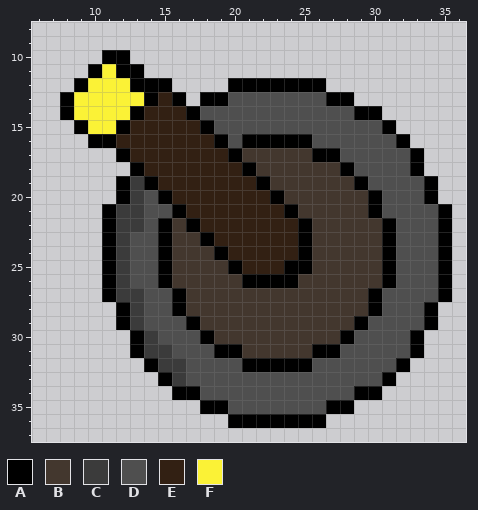
Pixel-art sprite, stored at Assets/Sprites/Lift and Switch/Switch6.png. The picture above is the old version.
The file is 48x48 pixels. Colours within 5 levels of each other are drawn and written as one. Shown: x 6..36, y 8..37.
Palette (. is transparent): A #000000  B #43372e  C #3b3b3b  D #4f4f4f  E #322013  F #fbf236
Pixels before, first column x 8:
10 ...AA.......................
11 ..AFAA......................
12 .AFFFAAA....AAAAAAA.........
13 AFFFFFAEA.AADDDDDDDAA.......
14 AFFFFAEEEADDDDDDDDDDDAA.....
15 .AFFAEEEEEADDDDDDDDDDDDA....
16 ..AAEEEEEEEADAAAAADDDDDDA...
17 ....AEEEEEEEABBBBBAADDDDDA..
18 .....AEEEEEEEABBBBBBADDDDA..
19 ....ACAEEEEEEEABBBBBBADDDDA.
20 ....ACDAEEEEEEEABBBBBBADDDA.
21 ...ACCDDAEEEEEEEABBBBBADDDDA
22 ...ACCDABAEEEEEEEABBBBBADDDA
23 ...ACDDABBAEEEEEEABBBBBADDDA
24 ...ACDDABBBAEEEEEABBBBBADDDA
25 ...ACDDABBBBAEEEAABBBBBADDDA
26 ...ACDDABBBBBAAAABBBBBBADDDA
27 ...ACCDDABBBBBBBBBBBBBADDDDA
28 ....ACDDABBBBBBBBBBBBBADDDA.
29 ....ACDDDABBBBBBBBBBBADDDDA.
30 .....ACDDDABBBBBBBBBADDDDA..
31 .....ACCDDDAABBBBBAADDDDDA..
32 ......ACCDDDDAAAAADDDDDDA...
33 .......ACDDDDDDDDDDDDDDA....
34 ........AADDDDDDDDDDDAA.....
35 ..........AADDDDDDDAA.......
36 ............AAAAAAA.........
After the commit:
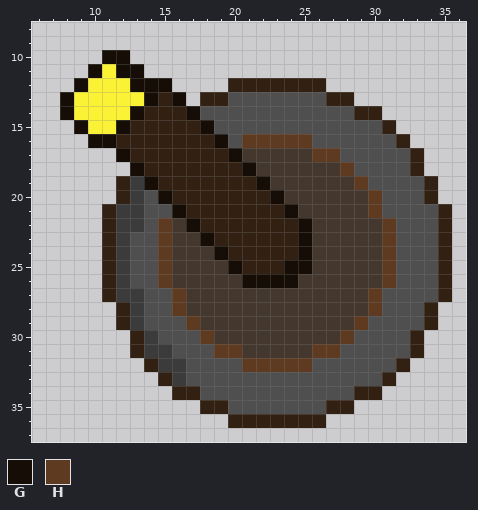
Colours new in this view: G #160d07  H #5e3a20
Diff:
The author changed colour A to colour E in row 12 at x 20 to 26; in row 13 at x 18 to 19 and 27 to 28; in row 14 at x 29 to 30; in row 15 at x 31; in row 16 at x 32; in rows 17 to 18 at x 33.
The author changed colour A to colour E in rows 19 to 20 at x 12 and 34; in rows 21 to 27 at x 11 and 35; in rows 28 to 29 at x 12 and 34; in rows 30 to 31 at x 13 and 33; in row 32 at x 14 and 32; in row 33 at x 15 and 31.
The author changed colour A to colour E in row 34 at x 16 to 17 and 29 to 30; in row 35 at x 18 to 19 and 27 to 28; in row 36 at x 20 to 26.
The author changed colour A to colour G in row 10 at x 11 to 12; in row 11 at x 10 and 12 to 13; in row 12 at x 9 and 13 to 15; in row 13 at x 8, 14 and 16; in row 14 at x 8, 13 and 17; in row 15 at x 9, 12 and 18.
The author changed colour A to colour G in row 16 at x 10 to 11 and 19; in row 17 at x 12 and 20; in row 18 at x 13 and 21; in row 19 at x 14 and 22; in row 20 at x 15 and 23; in row 21 at x 16 and 24.
The author changed colour A to colour G in row 22 at x 17 and 25; in row 23 at x 18 and 25; in row 24 at x 19 and 25; in row 25 at x 20 and 24 to 25; in row 26 at x 21 to 24.
The author changed colour A to colour H in row 16 at x 21 to 25; in row 17 at x 26 to 27; in row 18 at x 28; in row 19 at x 29; in rows 20 to 21 at x 30; in rows 22 to 26 at x 15 and 31.
The author changed colour A to colour H in rows 27 to 28 at x 16 and 30; in row 29 at x 17 and 29; in row 30 at x 18 and 28; in row 31 at x 19 to 20 and 26 to 27; in row 32 at x 21 to 25.
